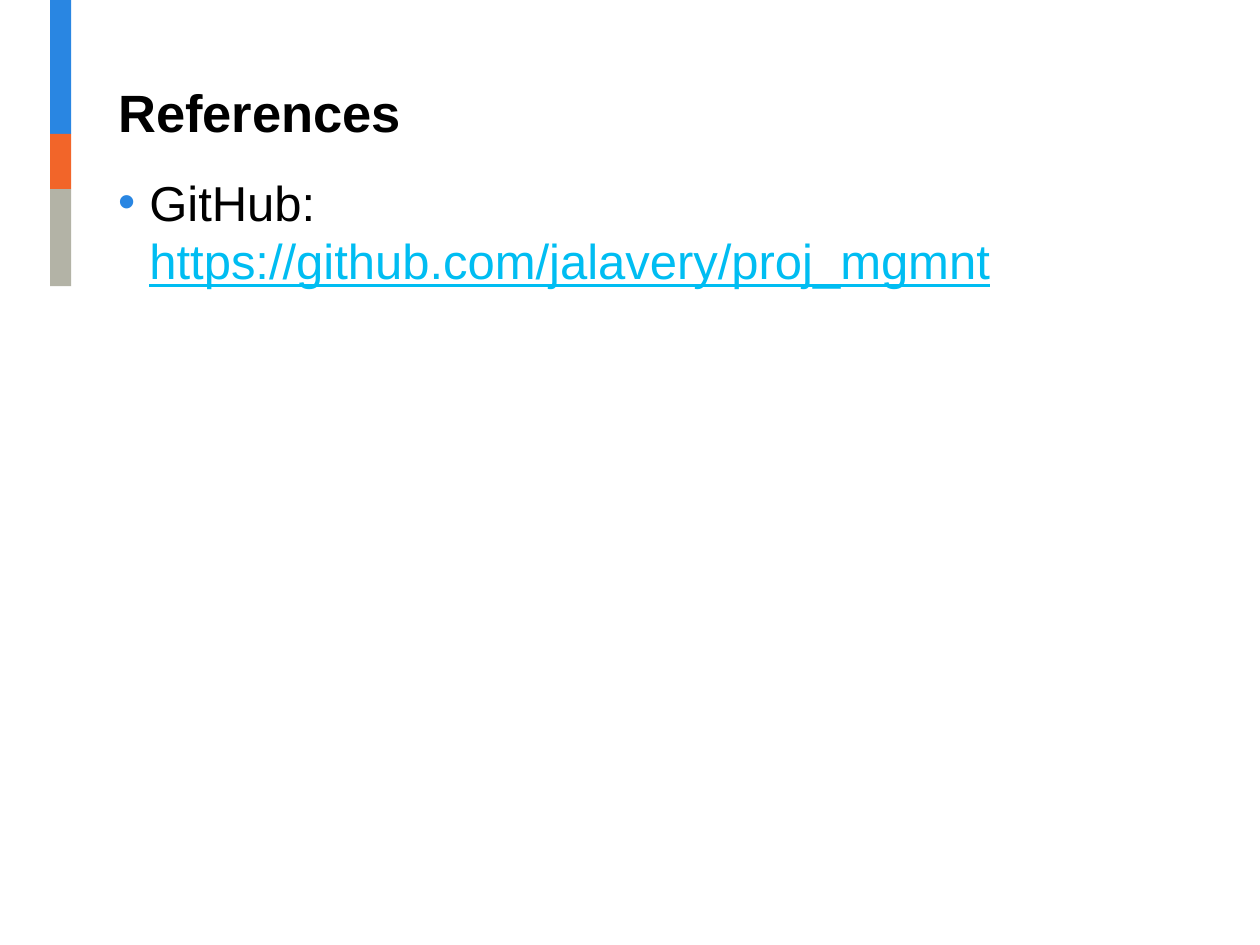
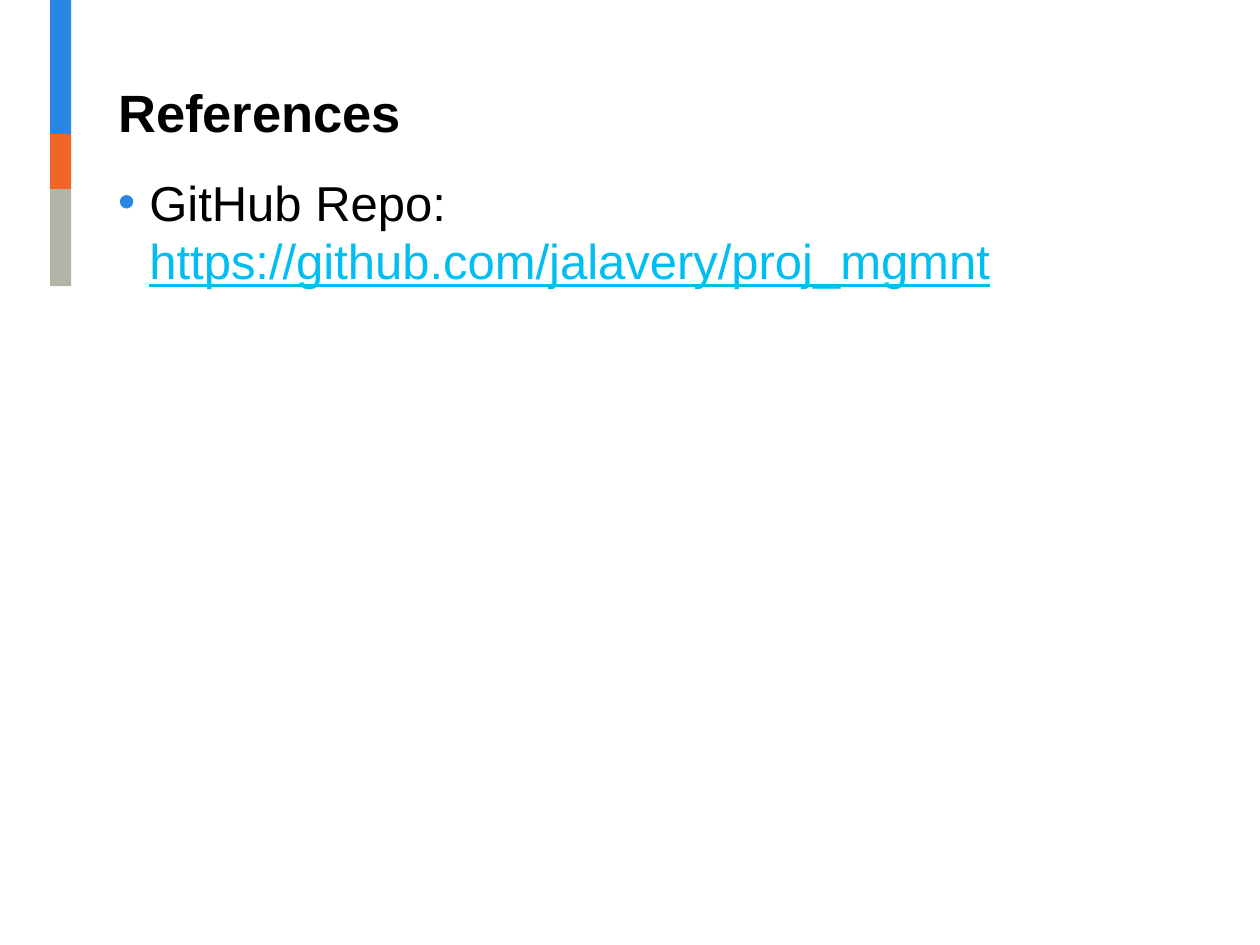
Before and after one commit to jalavery/timetrackR, a slide deck: slide 14 of Project management shiny app presentation.pptx (slide 11 before the commit). Drawn at 1260x945 pixels with LibreOffice and Linux fonts; fonts in the diff are those of the drawing; background and template pictures are left out. Boxes give left, top, right and bottom in pixels: in the first picture for what was removed or moved away, otherwise in the second. Text is boxed around its words. In the diff, an @@ line names an element or a change of style, - is before the commit and + after.

```diff
--- a/Project management shiny app presentation.pptx
+++ b/Project management shiny app presentation.pptx
@@ text at (x1=149, y1=185, x2=989, y2=290): text changed @@
-• GitHub: https://github.com/jalavery/proj_mgmnt
+• GitHub Repo: https://github.com/jalavery/proj_mgmnt
```
Also in this commit, not shown: 6 other slides changed, 4 slides added, 1 other file.
